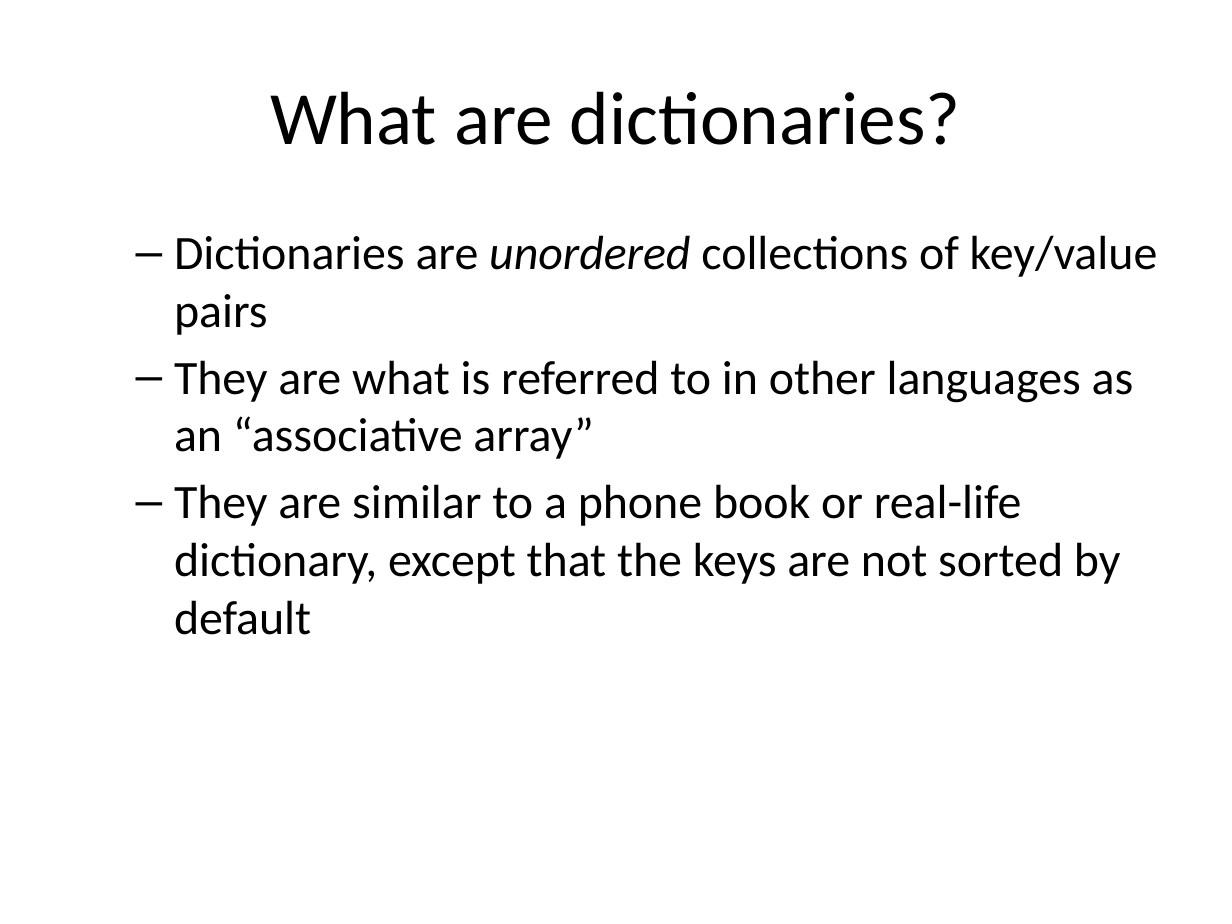
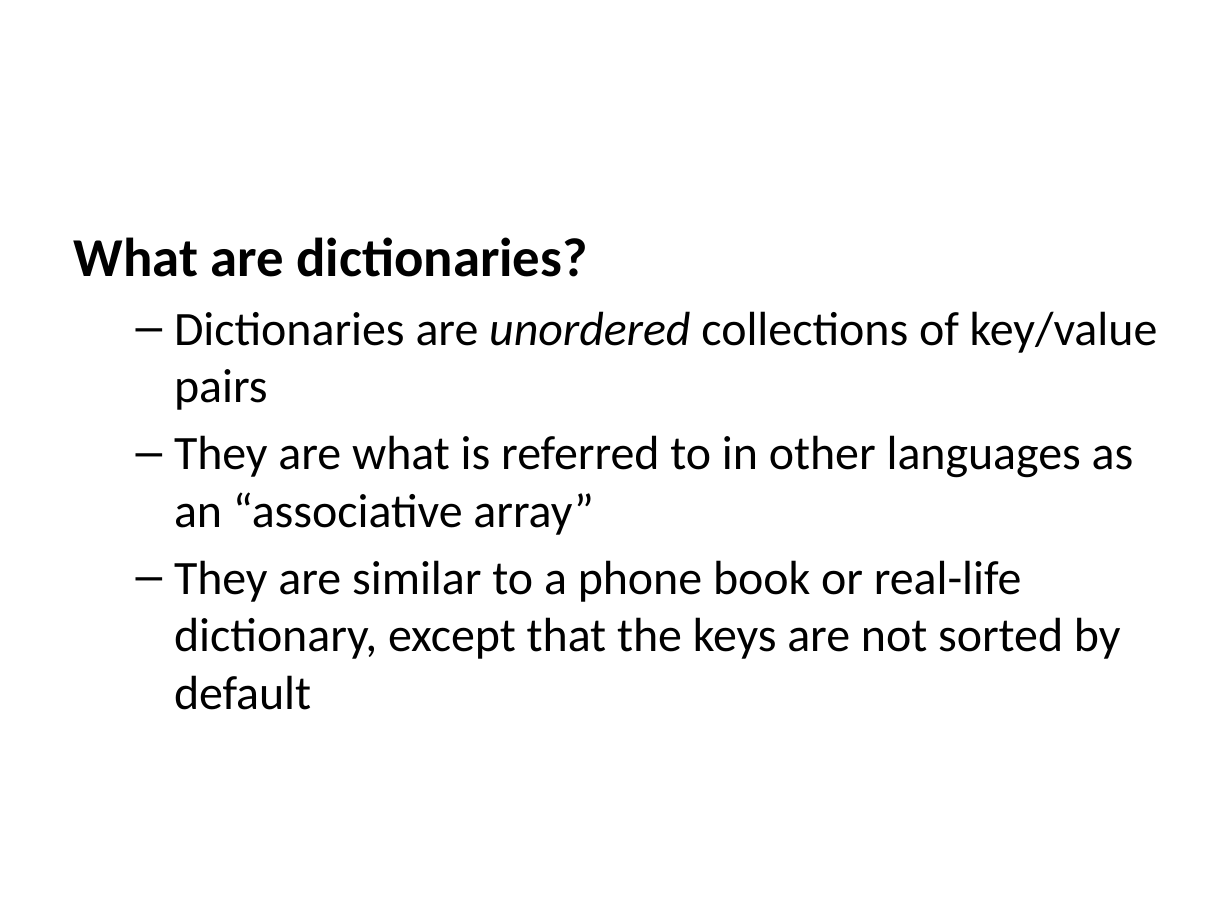
Before and after one commit to jwestgard/inst326, a slide deck: slide 22 of modules/module03/slides.pptx. Drawn at 1232x924 pixels with LibreOffice and Linux fonts; fonts in the diff are those of the drawing. Boxes give left, top, right and bottom in pixels: in the first picture for what was removed or moved away, otherwise in the second. Text is boxed around its words. In the diff, an @@ line names an element or a change of style, - is before the commit and + after.

```diff
--- a/modules/module03/slides.pptx
+++ b/modules/module03/slides.pptx
@@ title removed at (270, 91, 961, 145) @@
-What are dictionaries?
@@ text at (74, 237, 588, 277): paragraph added @@
+What are dictionaries?
```
Also in this commit, not shown: 25 other slides changed, 6 slides added, 1 slide removed, 25 other files.
